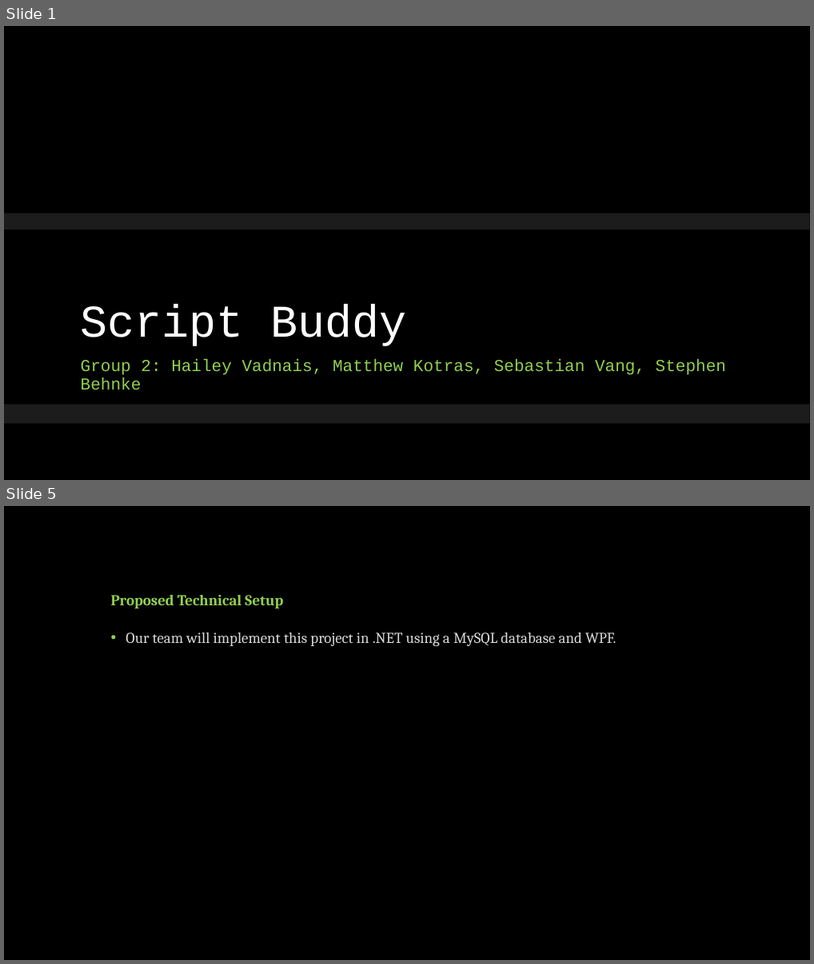
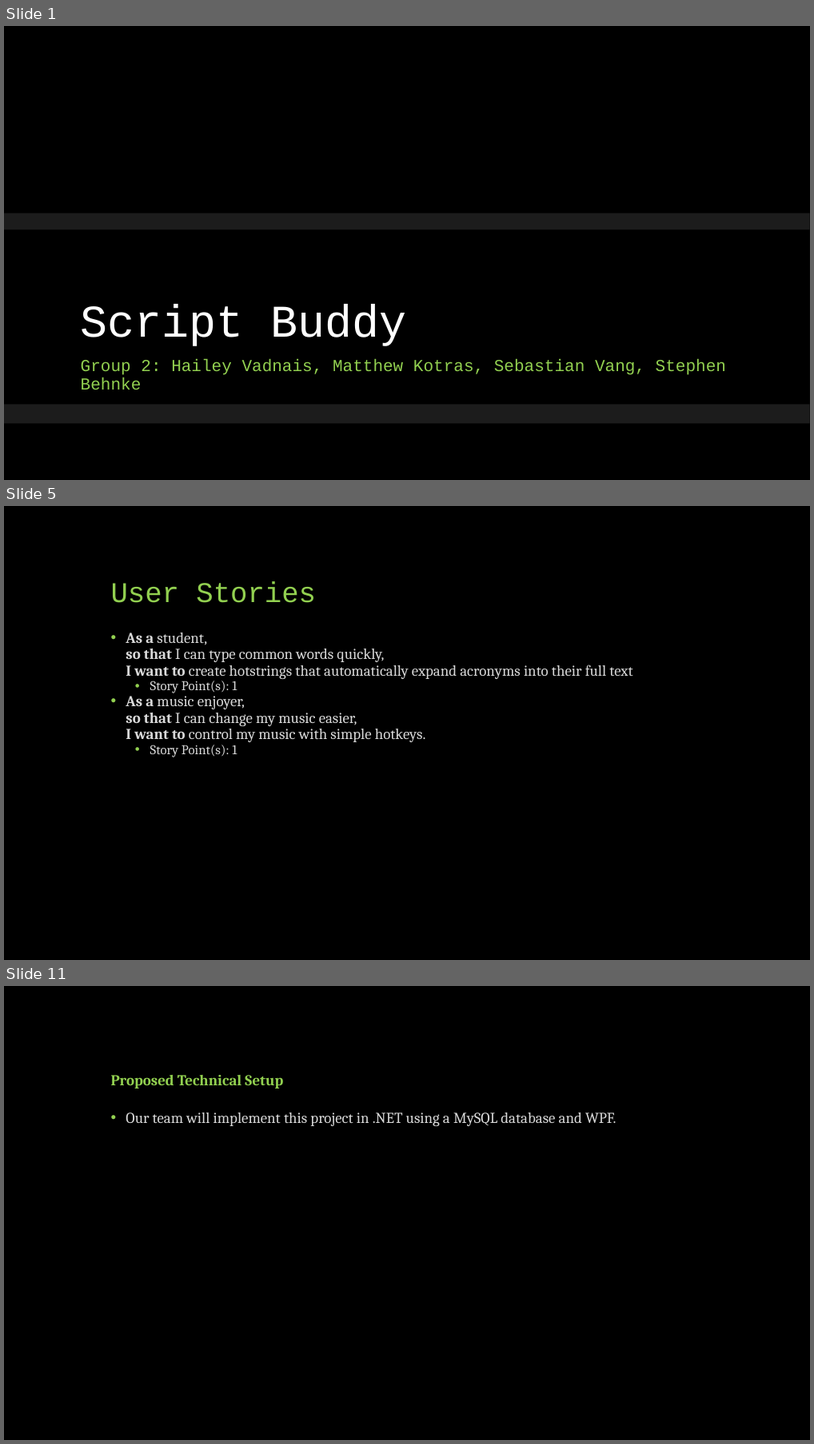
Before and after one commit to CS341-Group-2/sprint-1-presentation, a slide deck: Group 2 Introductory Presentation.pptx. Shown one above the other, each under a label of ours: slides 1 and 5 before the commit, slides 1, 5 and 11 after it; the slides between them are not shown. The pictures are 814x964 and 814x1444 pixels, drawn with LibreOffice and Linux fonts; fonts in the diff are those of the drawing; background and template pictures are left out. Boxes give left, top, right and bottom in pixels: in the first picture for what was removed or moved away, otherwise in the second. Text is boxed around its words. In the diff, an @@ line names an element or a change of style, - is before the commit and + after.

Commit message:
Added User Stories

```diff
--- a/Group 2 Introductory Presentation.pptx
+++ b/Group 2 Introductory Presentation.pptx
@@ slide 5 added at [4,506,810,960], background #000000 @@
@@ title added at [111,582,316,603], 34 pt, text #92D050 @@
+User Stories
@@ text added at [126,632,633,757], 18 pt, text #D9D9D9 @@
+• As a student,
+  so that I can type common words quickly,
+  I want to create hotstrings that automatically expand acronyms into their full text
+  • Story Point(s): 1
+• As a music enjoyer,
+  so that I can change my music easier,
+  I want to control my music with simple hotkeys.
+  • Story Point(s): 1
@@ what was slide 5 is now slide 11 @@
```
Also in this commit, not shown: 1 slide changed, 7 other slides added, 2 slides removed.
